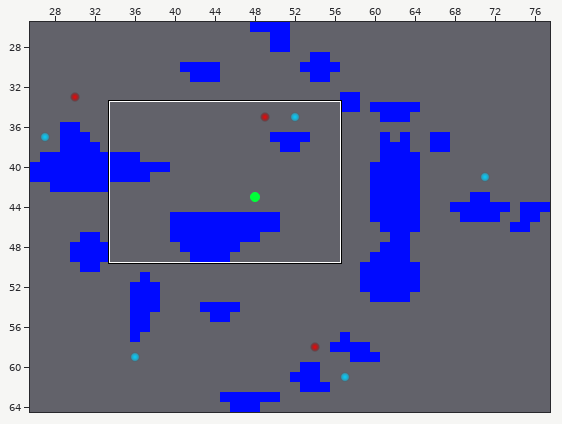
One commit to this Tiled map: Lark Shared/Resources/Tilemaps/level-1-1.tmx. Above, an overview of the earlier version with the close-up marked.
Close-up. Before the edit:
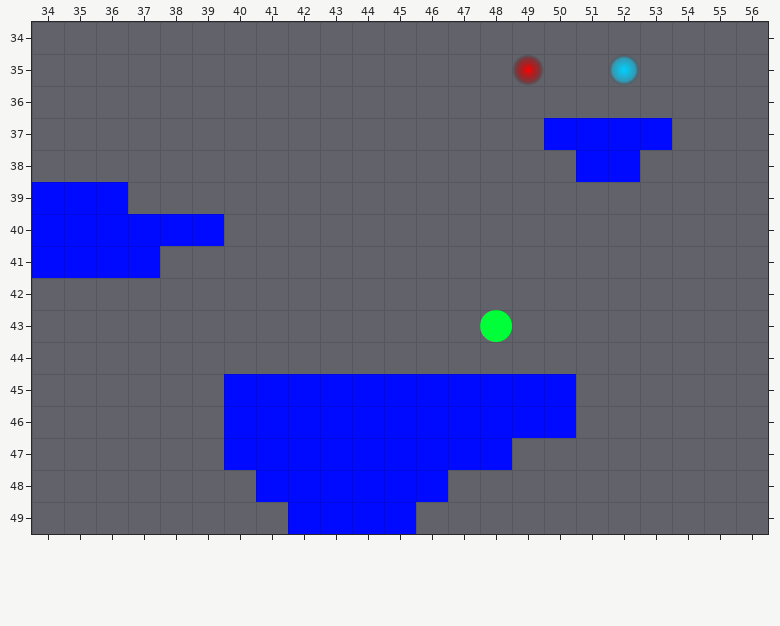
Cells are 32x32 px. Shown: x 34..56, y 34..49.
New version:
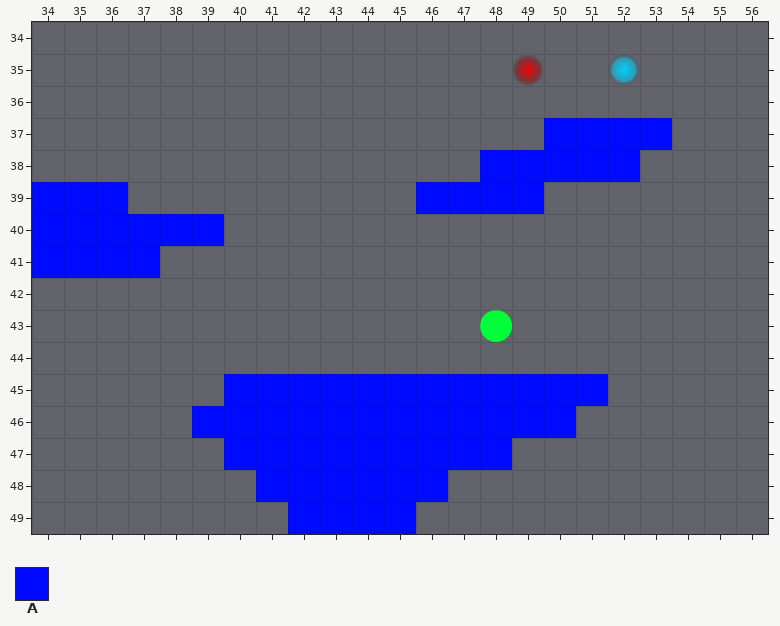
Key: from "tilset_debug-32x32": A 20.
_ is an empty cell.
Commit: Adjust lander-terrain destroy threshold to make more lenient
What changed:
Layer "terrain":
The edit adds tile A in row 38 at x 48 to 50; in row 39 at x 46 to 49; in row 45 at x 51; in row 46 at x 39.
Boxes around the changes in both close-ups, in picture pixels (x1, y1, x2, y2):
added: (416, 150, 576, 214)
added: (576, 374, 608, 406)
added: (192, 406, 224, 438)
